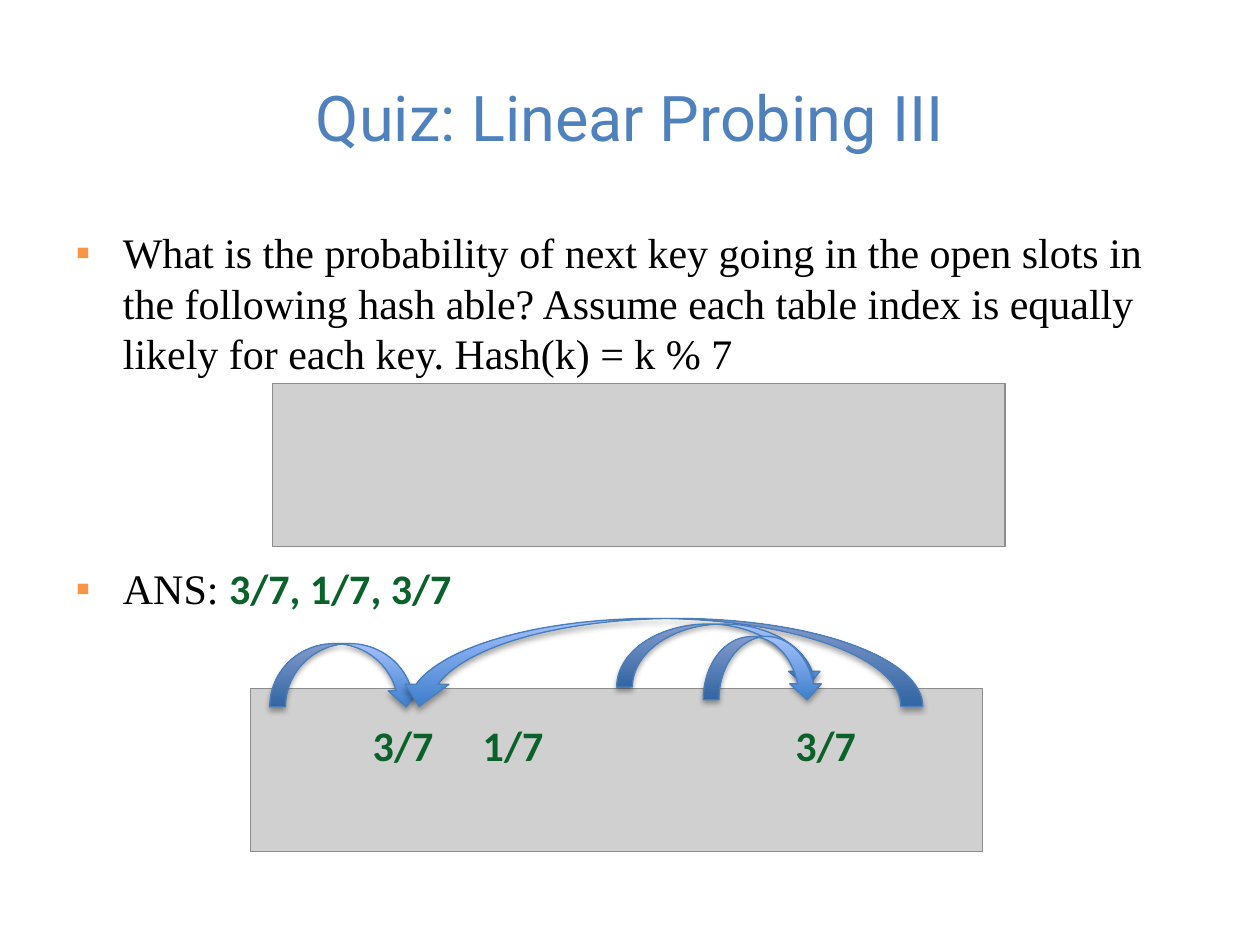
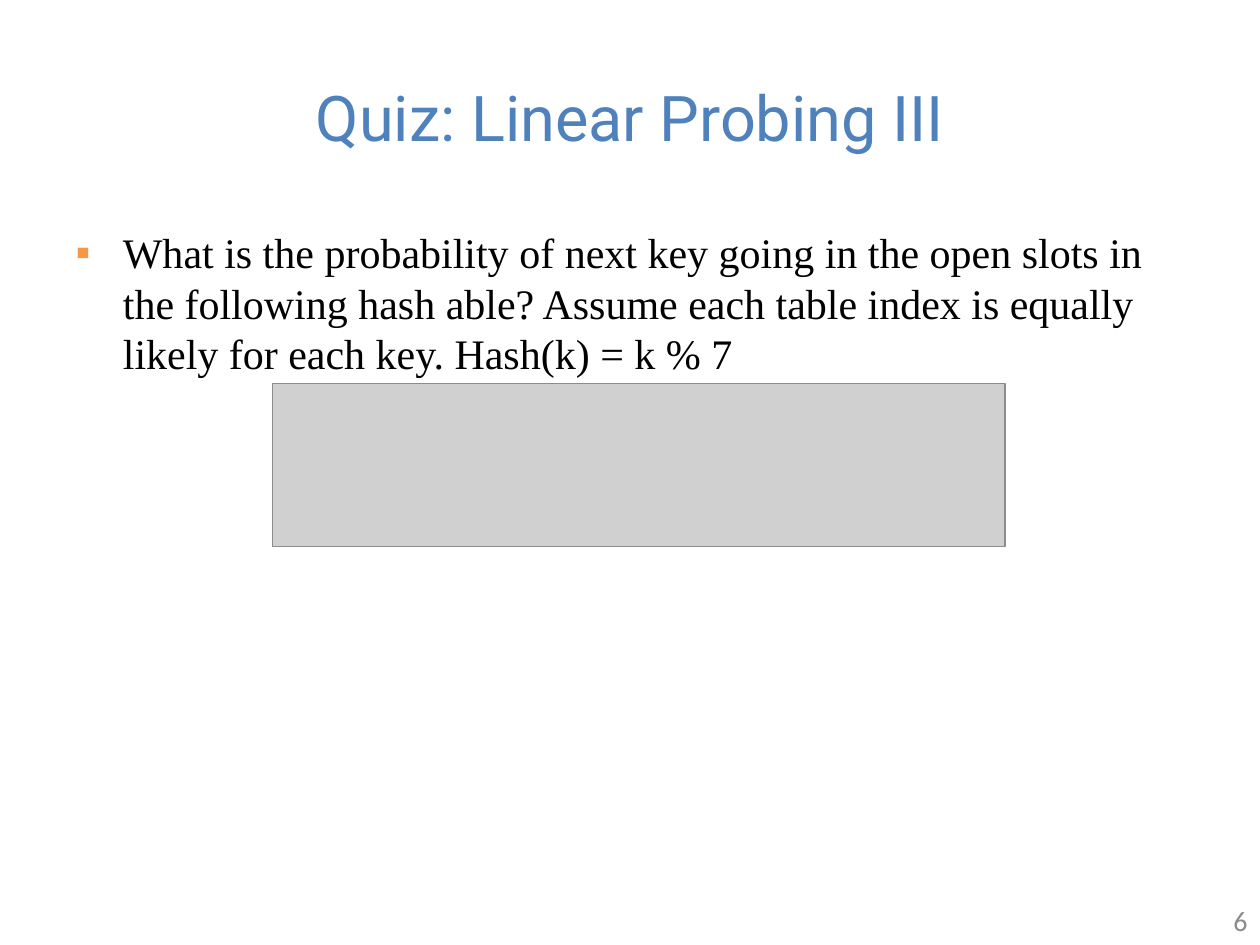
Before and after one commit to guhofstra/CSC111Fa25, a slide deck: slide 6 of PPTs/Lecture 7-hash table exercises ANS.pptx (slide 5 before the commit). Drawn at 1260x945 pixels with LibreOffice and Linux fonts; fonts in the diff are those of the drawing; grey boxes stand for pictures. Boxes give left, top, right and bottom in pixels: in the first picture for what was removed or moved away, otherwise in the second. Text is boxed around its words. In the diff, an @@ line names an element or a change of style, - is before the commit and + after.

```diff
--- a/PPTs/Lecture 7-hash table exercises ANS.pptx
+++ b/PPTs/Lecture 7-hash table exercises ANS.pptx
@@ text at (123, 574, 452, 610): paragraph removed @@
-▪ ANS: 3/7, 1/7, 3/7
@@ curved down arrow removed at (397, 619, 922, 707) @@
@@ curved down arrow removed at (616, 624, 823, 687) @@
@@ curved down arrow removed at (270, 644, 422, 707) @@
@@ curved down arrow removed at (703, 636, 823, 699) @@
@@ picture removed at (251, 688, 983, 850) @@
@@ text removed at (373, 731, 434, 763) @@
-3/7
@@ text removed at (483, 731, 544, 763) @@
-1/7
@@ text removed at (795, 731, 856, 763) @@
-3/7
@@ page number added at (1233, 912, 1247, 931), 16 pt, text #8C8C8C @@
+6
```
Also in this commit, not shown: 8 other slides changed, 2 slides added, 1 slide removed, 18 other files.
